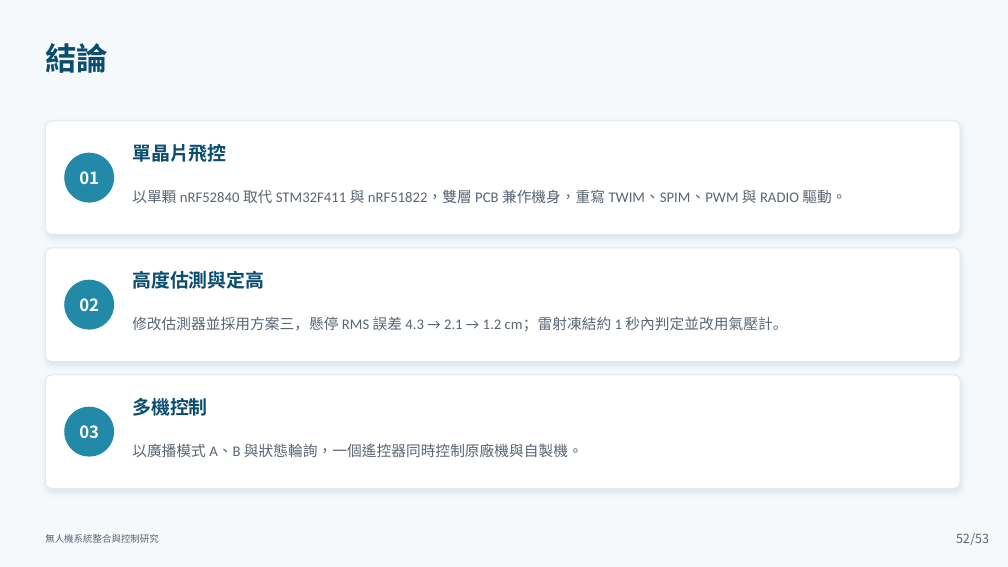
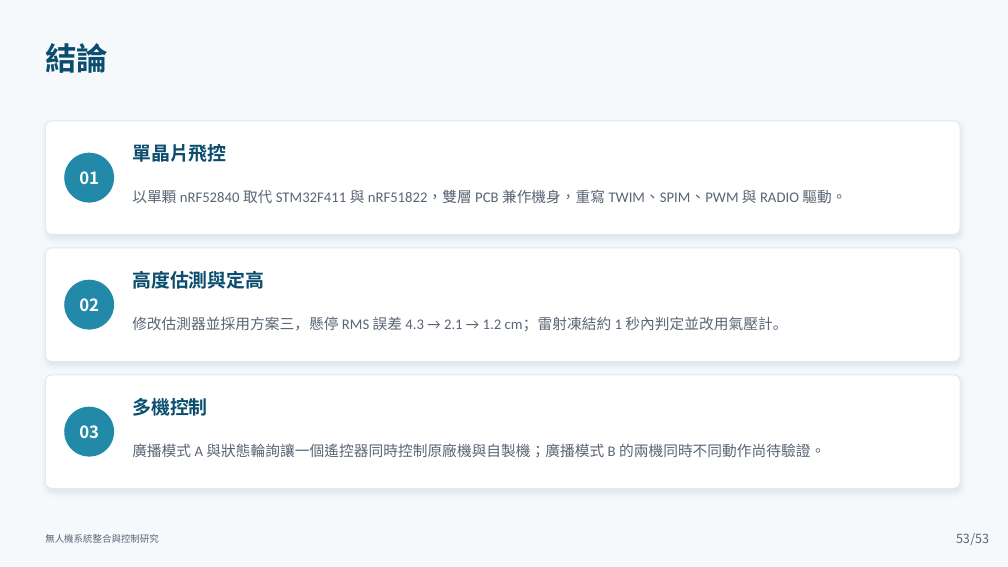
Before and after one commit to lingken1028/-, a slide deck: slide 53 of 無人機系統整合與控制研究_口試簡報 (2).pptx (slide 52 before the commit). Drawn at 1008x567 pixels with LibreOffice and Linux fonts; fonts in the diff are those of the drawing. Boxes give left, top, right and bottom in pixels: in the first picture for what was removed or moved away, otherwise in the second. Text is boxed around its words. In the diff, an @@ line names an element or a change of style, - is before the commit and + after.

```diff
--- a/無人機系統整合與控制研究_口試簡報 (2).pptx
+++ b/無人機系統整合與控制研究_口試簡報 (2).pptx
@@ text at [132, 443, 825, 457]: text changed @@
-以廣播模式 A、B 與狀態輪詢，一個遙控器同時控制原廠機與自製機。
+廣播模式 A 與狀態輪詢讓一個遙控器同時控制原廠機與自製機；廣播模式 B 的兩機同時不同動作尚待驗證。
```
Also in this commit, not shown: 9 other slides changed, 1 slide added.
